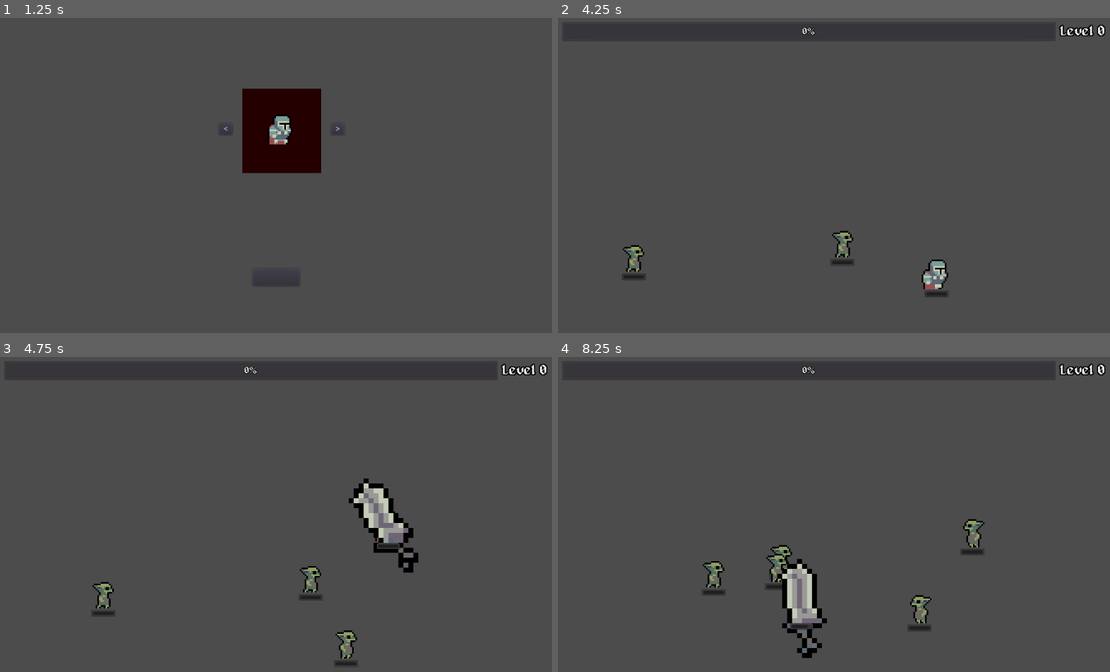
Above: before the commit, frames 1-4 (two rows, left to right).
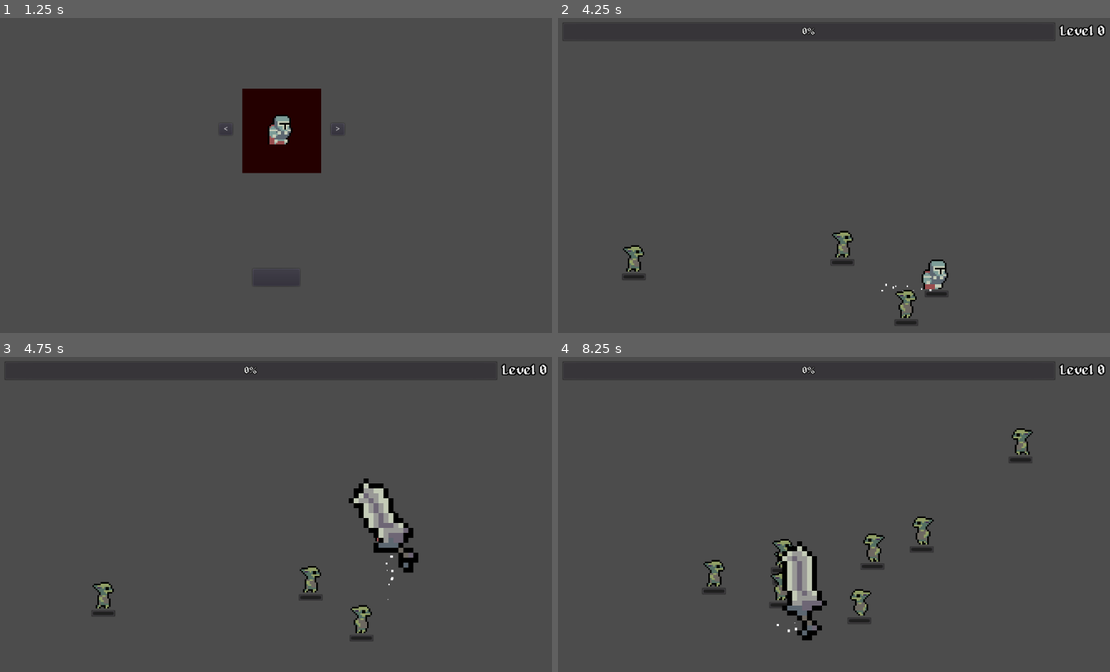
Above: after the commit, the same moments.

Repository: Fleyvera/GoblinHunter
Game: Godot game, scene res://Scenes/Menu.tscn
The game is run twice, just before and just after one commit, with the same random seed, the same clock (stepped at 60 frames per second) and the same inputs.
Inputs (mouse positions are in pixels of both pictures, inside the frame that each line leads up to):
- Up to frame 1 (1.25 s): click (88, 71) at 0.5 s
- Up to frame 2 (4.25 s): click (834, 276) at 1.25 s; hold D (Right) 2.03-2.78 s; hold Down (p2Down) 2.03-2.78 s; hold S (Down) 2.78-3.53 s; tap Left (p2Left) at 2.85 s; hold D (Right) from 3.53 s (still down); hold Right (p2Right) from 3.53 s (still down)
- Up to frame 3 (4.75 s): release D (Right) at 4.28 s; release Right (p2Right) at 4.28 s; hold W (Up) from 4.28 s (still down); tap Up (p2Up) at 4.35 s
- Up to frame 4 (8.25 s): release W (Up) at 5.03 s; hold Down (p2Down) 5.03-5.78 s; hold A (Left) 5.03-6.53 s; tap Left (p2Left) at 5.85 s; hold S (Down) 6.53-7.28 s; hold Right (p2Right) 6.53-7.28 s; hold D (Right) 7.28-8.03 s; tap Up (p2Up) at 7.35 s; hold W (Up) from 8.03 s (still down); hold Down (p2Down) from 8.03 s (still down)

Frame 1 is identical in both runs. In frame 2, 0.3% of the frame differs, in the area x 58-68%, y 84-98%; in frame 3, 0.6%; in frame 4, 3.7%, in the area x 26-87%, y 22-96%.

Commit message:
Add files via upload

Diff:
--- a/Prefabs/CharacterPool.tscn
+++ b/Prefabs/CharacterPool.tscn
@@ -1,10 +1,17 @@
-[gd_scene load_steps=17 format=2]
+[gd_scene load_steps=20 format=2]
 
 [ext_resource path="res://Scripts/Knight.gd" type="Script" id=1]
 [ext_resource path="res://Sprites/Knight-Sheet.png" type="Texture" id=2]
 [ext_resource path="res://Scripts/CharacterPool.gd" type="Script" id=3]
 [ext_resource path="res://Scripts/Weapon.gd" type="Script" id=4]
 [ext_resource path="res://Prefabs/XpSystem.tscn" type="PackedScene" id=5]
+
+[sub_resource type="CircleShape2D" id=11]
+radius = 4.2
+
+[sub_resource type="CapsuleShape2D" id=12]
+radius = 5.4
+height = 8.4
 
 [sub_resource type="AtlasTexture" id=6]
 atlas = ExtResource( 2 )
@@ -51,12 +58,53 @@
 "speed": 8.0
 } ]
 
-[sub_resource type="CircleShape2D" id=11]
-radius = 4.2
-
-[sub_resource type="CapsuleShape2D" id=12]
-radius = 5.4
-height = 8.4
+[sub_resource type="Animation" id=13]
+resource_name = "Hit"
+length = 0.2
+loop = true
+tracks/0/type = "value"
+tracks/0/path = NodePath("AnimatedSprite:visible")
+tracks/0/interp = 1
+tracks/0/loop_wrap = true
+tracks/0/imported = false
+tracks/0/enabled = true
+tracks/0/keys = {
+"times": PoolRealArray( 0, 0.1 ),
+"transitions": PoolRealArray( 1, 1 ),
+"update": 0,
+"values": [ true, false ]
+}
+
+[sub_resource type="Animation" id=15]
+resource_name = "Idle"
+loop = true
+tracks/0/type = "value"
+tracks/0/path = NodePath("AnimatedSprite:visible")
+tracks/0/interp = 1
+tracks/0/loop_wrap = true
+tracks/0/imported = false
+tracks/0/enabled = true
+tracks/0/keys = {
+"times": PoolRealArray( 0 ),
+"transitions": PoolRealArray( 1 ),
+"update": 1,
+"values": [ true ]
+}
+
+[sub_resource type="Animation" id=14]
+length = 0.001
+tracks/0/type = "value"
+tracks/0/path = NodePath("AnimatedSprite:visible")
+tracks/0/interp = 1
+tracks/0/loop_wrap = true
+tracks/0/imported = false
+tracks/0/enabled = true
+tracks/0/keys = {
+"times": PoolRealArray( 0 ),
+"transitions": PoolRealArray( 1 ),
+"update": 0,
+"values": [ false ]
+}
 
 [node name="PlayerPool" type="Node2D"]
 script = ExtResource( 3 )
@@ -67,16 +115,21 @@
 collision_layer = 3
 script = ExtResource( 1 )
 
-[node name="AnimatedSprite" type="AnimatedSprite" parent="Knight"]
-position = Vector2( 0, -8 )
+[node name="CPUParticles2D" type="CPUParticles2D" parent="Knight"]
+position = Vector2( 0, 7.2 )
 scale = Vector2( 1, 1 )
-frames = SubResource( 10 )
-animation = "Walk"
-playing = true
+z_index = -2
+amount = 10
+lifetime = 0.3
+local_coords = false
+emission_shape = 1
+emission_sphere_radius = 3.0
+gravity = Vector2( 0, 0 )
+scale_amount = 5.0
+scale_amount_random = 1.0
 
 [node name="CollisionShape2D" type="CollisionShape2D" parent="Knight"]
 position = Vector2( 0, 6.2 )
-scale = Vector2( 1, 1 )
 shape = SubResource( 11 )
 
 [node name="XpSystem" parent="Knight" instance=ExtResource( 5 )]
@@ -101,11 +154,26 @@
 [node name="CollisionShape2D" type="CollisionShape2D" parent="Knight/Area2D"]
 shape = SubResource( 12 )
 
+[node name="AnimatedSprite" type="AnimatedSprite" parent="Knight"]
+visible = false
+position = Vector2( 0, -8 )
+scale = Vector2( 1, 1 )
+frames = SubResource( 10 )
+animation = "Walk"
+frame = 2
+playing = true
+
 [node name="DmgCDTimer" type="Timer" parent="Knight"]
-wait_time = 0.1
 one_shot = true
 
+[node name="AnimationPlayer" type="AnimationPlayer" parent="Knight"]
+autoplay = "Idle"
+anims/Hit = SubResource( 13 )
+anims/Idle = SubResource( 15 )
+anims/RESET = SubResource( 14 )
+
 [node name="Knight2" type="KinematicBody2D" parent="."]
+visible = false
 modulate = Color( 1, 0.0509804, 0.541176, 1 )
 scale = Vector2( 5, 5 )
 z_index = 1
@@ -114,14 +182,13 @@
 
 [node name="AnimatedSprite" type="AnimatedSprite" parent="Knight2"]
 position = Vector2( 0, -8 )
-scale = Vector2( 1, 1 )
 frames = SubResource( 10 )
 animation = "Walk"
+frame = 2
 playing = true
 
 [node name="CollisionShape2D" type="CollisionShape2D" parent="Knight2"]
 position = Vector2( 0, 6.2 )
-scale = Vector2( 1, 1 )
 shape = SubResource( 11 )
 
 [node name="XpSystem" parent="Knight2" instance=ExtResource( 5 )]
--- a/Prefabs/EnemyPool.tscn
+++ b/Prefabs/EnemyPool.tscn
@@ -99,6 +99,7 @@
 position = Vector2( 0, -10 )
 frames = SubResource( 15 )
 animation = "Walk"
+frame = 1
 playing = true
 
 [node name="DeathTimer" type="Timer" parent="Goblin"]
--- a/Prefabs/WeaponsPool.tscn
+++ b/Prefabs/WeaponsPool.tscn
@@ -48,6 +48,7 @@
 
 [node name="BigSword" type="Node2D" parent="."]
 scale = Vector2( 3, 3 )
+z_index = 2
 script = ExtResource( 2 )
 __meta__ = {
 "_edit_group_": true
--- a/Prefabs/XpSystem.tscn
+++ b/Prefabs/XpSystem.tscn
@@ -4,7 +4,7 @@
 [ext_resource path="res://Scripts/XpSystem.gd" type="Script" id=2]
 
 [sub_resource type="CircleShape2D" id=2]
-radius = 20.025
+radius = 32.0156
 
 [sub_resource type="DynamicFont" id=4]
 size = 17
--- a/Scripts/EnemySpawner.gd
+++ b/Scripts/EnemySpawner.gd
@@ -37,7 +37,7 @@
 func _on_EnemyTimer_timeout():
 
 	randomize()
-	var time = rand_range(0.5 , 1.5)
+	var time = rand_range(0.5 , 0.9)
 	$EnemyTimer.wait_time = time
 	EnemySpawner()
 
--- a/Scripts/Goblin.gd
+++ b/Scripts/Goblin.gd
@@ -114,7 +114,7 @@
 
 	if life <= 0:
 
-		$XpDropper.call_deferred("Drop")
+
 		$DeathTimer.start() #ativa timer morte
 		$AnimatedSprite.play("Death")
 		speed = 0
@@ -128,6 +128,7 @@
 
 func _on_DeathTimer_timeout():
 	#acaba timer morte
+	$XpDropper.call_deferred("Drop")
 	queue_free()
 
 	pass
--- a/Scripts/Knight.gd
+++ b/Scripts/Knight.gd
@@ -123,6 +123,8 @@
 		life -= area.get_parent().damage
 		#Ativa cool down de dano
 		dmgCD = true
+		$Area2D/CollisionShape2D.set_deferred("disabled",true)
+		$AnimationPlayer.play("Hit")
 		$DmgCDTimer.start()
 
 
@@ -132,5 +134,7 @@
 func _on_DmgCDTimer_timeout():
 
 	dmgCD = false
+	$AnimationPlayer.play("Idle")
+	$Area2D/CollisionShape2D.set_deferred("disabled",false)
 
 	pass
--- a/Scripts/Xp.gd
+++ b/Scripts/Xp.gd
@@ -5,6 +5,8 @@
 var isFollowing = false
 
 onready var players = get_node("../Players")
+
+var speed = 10
 
 func _ready():
 
@@ -63,7 +65,7 @@
 
 	randomize()
 
-	apply_impulse(Vector2(0 , 0) , Vector2(rand_range(30 , -30) , -30))
+	apply_impulse(Vector2(0 , 0) , Vector2(rand_range(0 , 0) , -30))
 	$DropTimer.start()
 
 
@@ -79,7 +81,7 @@
 
 func Follow(delta):
 
-	var speed = 300
+
 	var playerPos
 	var distance1 = 0
 	var distance2 = 0
@@ -111,6 +113,7 @@
 
 		var dir = (playerPos - position).normalized()
 
+		speed += 10
 
 		var move = dir.normalized() * speed * delta
 
